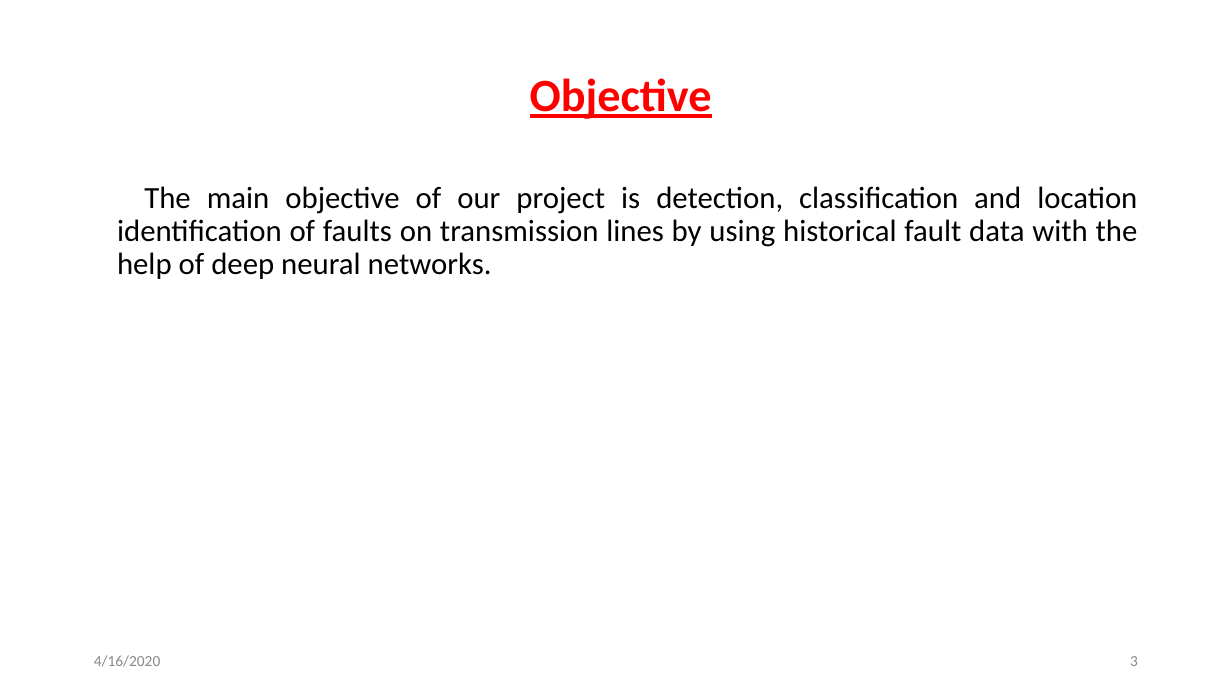
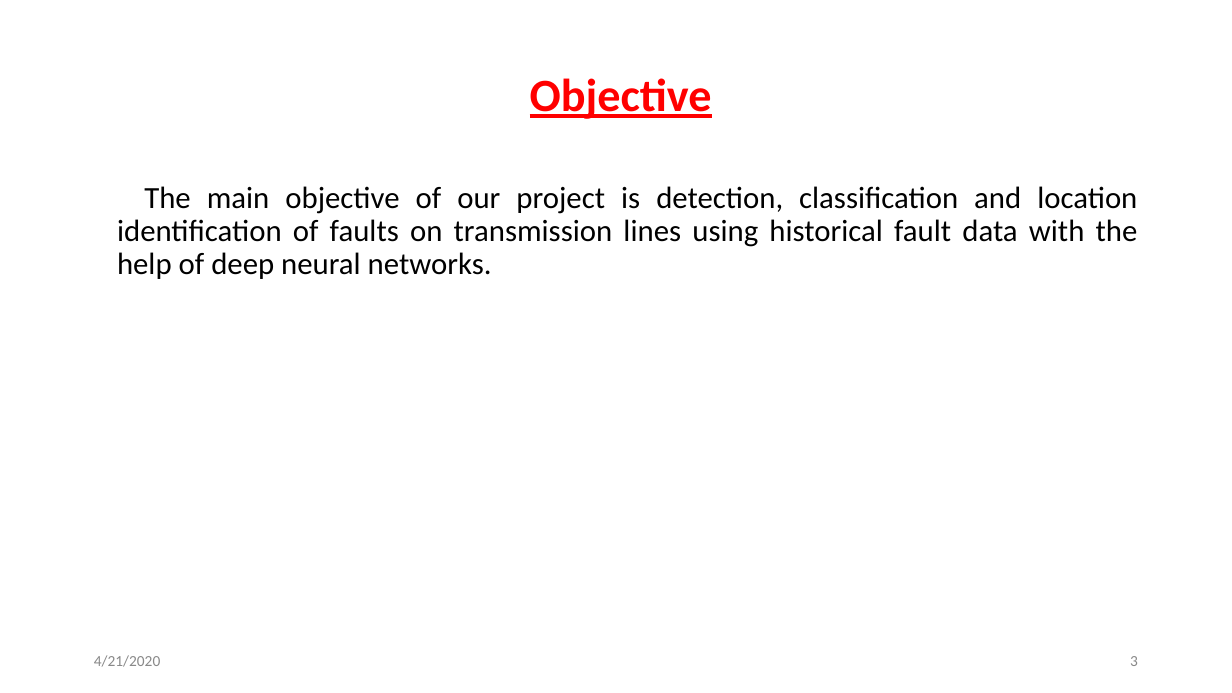
Before and after one commit to svec-final-year-project-eee/Project, a slide deck: slide 3 of Reviews/Final Review/Final Oral Presentation.pptx. Drawn at 1232x693 pixels with LibreOffice and Linux fonts; fonts in the diff are those of the drawing. Boxes give left, top, right and bottom in pixels: in the first picture for what was removed or moved away, otherwise in the second. Text is boxed around its words. In the diff, an @@ line names an element or a change of style, - is before the commit and + after.

```diff
--- a/Reviews/Final Review/Final Oral Presentation.pptx
+++ b/Reviews/Final Review/Final Oral Presentation.pptx
@@ text at <box>117,186,1138,279</box>: text changed @@
-The main objective of our project is detection, classification and location identification of faults on transmission lines by using historical fault data with the help of deep neural networks.
+The main objective of our project is detection, classification and location identification of faults on transmission lines using historical fault data with the help of deep neural networks.
@@ text at <box>94,655,160,667</box>: text changed @@
-4/16/2020
+4/21/2020
```
Also in this commit, not shown: 25 other slides changed, 1 slide removed, 1 other file.
